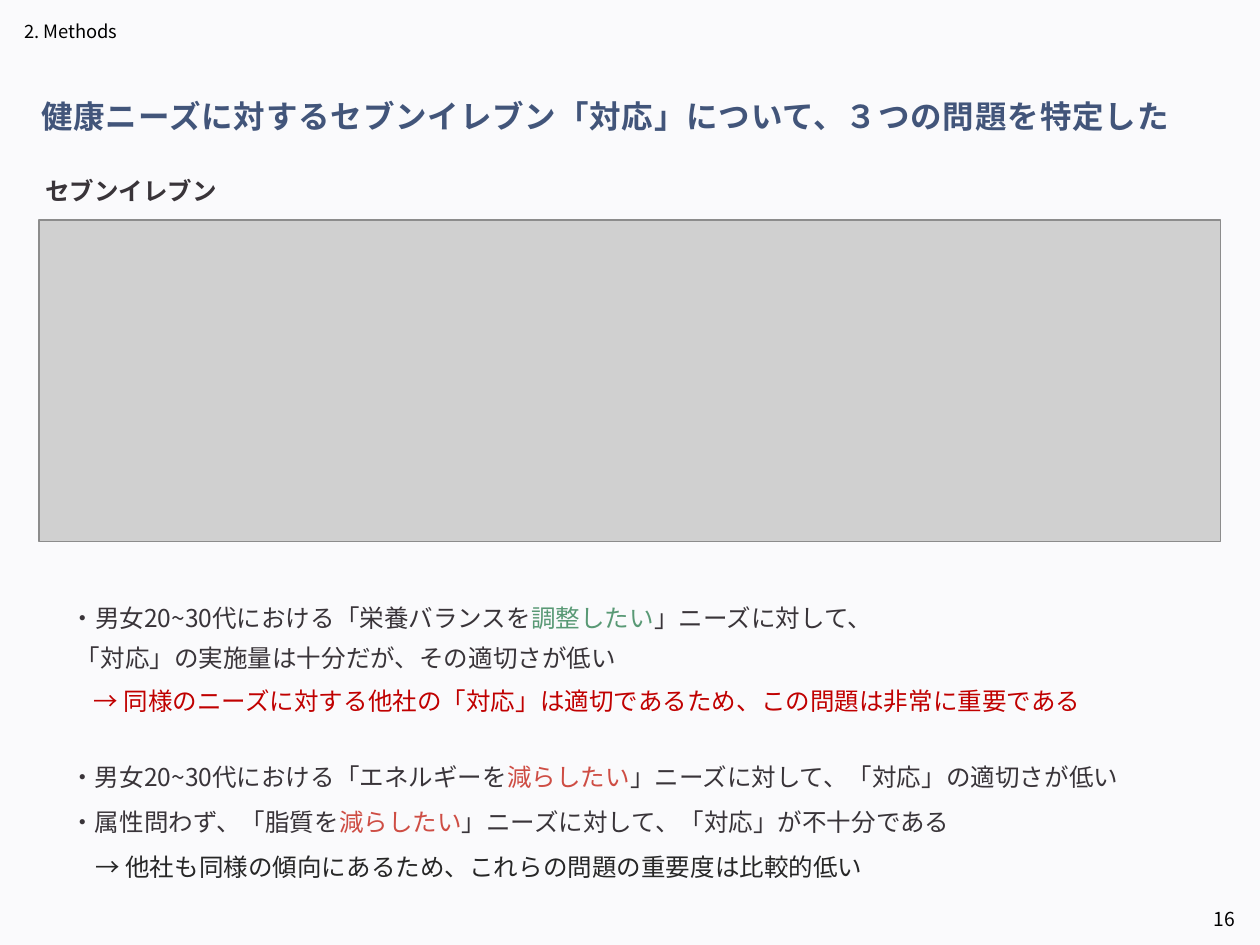
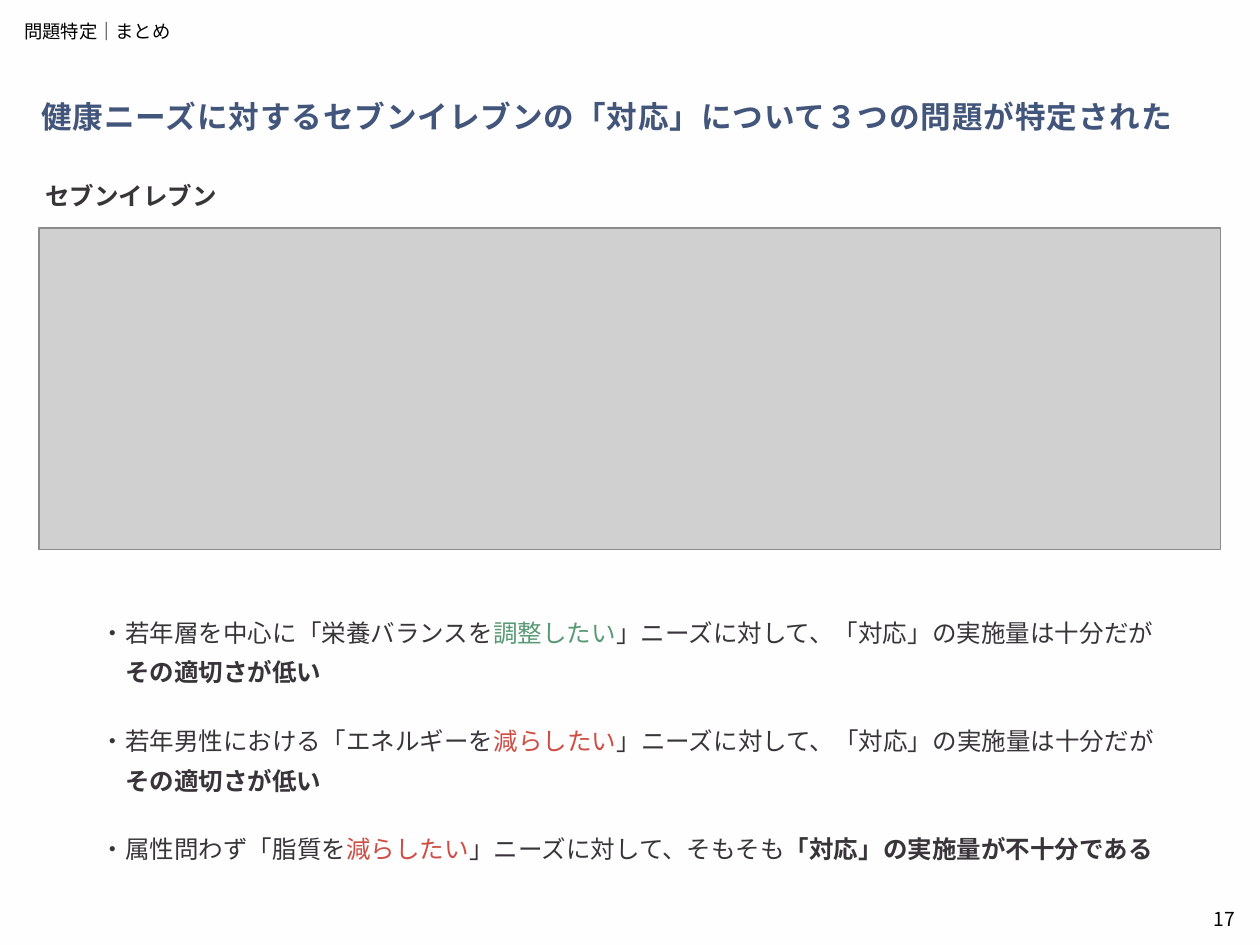
Before and after one commit to aoiseki0415/Accenture_CEO, a slide deck: slide 17 of 提出物一覧/アクセンチュア_中間発表.pptx (slide 16 before the commit). Drawn at 1260x945 pixels with LibreOffice and Linux fonts; fonts in the diff are those of the drawing; grey boxes stand for pictures. Boxes give left, top, right and bottom in pixels: in the first picture for what was removed or moved away, otherwise in the second. Text is boxed around its words. In the diff, an @@ line names an element or a change of style, - is before the commit and + after.

```diff
--- a/提出物一覧/アクセンチュア_中間発表.pptx
+++ b/提出物一覧/アクセンチュア_中間発表.pptx
@@ background #E7E6F4 at 19% opacity to #F5EDE9 at 4% opacity @@
@@ text removed at bbox=[24, 23, 118, 39] @@
-2. Methods
@@ text added at bbox=[24, 22, 170, 40], 10.5 pt, text #000000 @@
+問題特定｜まとめ
@@ text at bbox=[41, 101, 1172, 131]: text changed; size 18 to 17.5 pt @@
-健康ニーズに対するセブンイレブン「対応」について、３つの問題を特定した
+健康ニーズに対するセブンイレブンの「対応」について３つの問題が特定された
@@ text "セブンイレブン": place and size @@
-text "セブンイレブン" at bbox=[45, 179, 217, 201]
+text "セブンイレブン" at bbox=[45, 184, 217, 206]
@@ picture: place and size @@
-picture at bbox=[39, 220, 1221, 542]
+picture at bbox=[39, 228, 1221, 549]
@@ text at bbox=[101, 621, 1154, 683]: text changed @@
-・男女20~30代における「栄養バランスを調整したい」ニーズに対して、
-「対応」の実施量は十分だが、その適切さが低い
+・若年層を中心に「栄養バランスを調整したい」ニーズに対して、「対応」の実施量は十分だが
+その適切さが低い
@@ text removed at bbox=[124, 689, 1080, 712] @@
-→ 同様のニーズに対する他社の「対応」は適切であるため、この問題は非常に重要である
@@ text at bbox=[101, 729, 1154, 792]: text changed @@
-・男女20~30代における「エネルギーを減らしたい」ニーズに対して、「対応」の適切さが低い
+・若年男性における「エネルギーを減らしたい」ニーズに対して、「対応」の実施量は十分だが
+その適切さが低い
@@ text at bbox=[101, 837, 1153, 861]: text changed @@
-・属性問わず、「脂質を減らしたい」ニーズに対して、「対応」が不十分である
+・属性問わず「脂質を減らしたい」ニーズに対して、そもそも「対応」の実施量が不十分である
@@ text removed at bbox=[125, 855, 862, 878] @@
-→ 他社も同様の傾向にあるため、これらの問題の重要度は比較的低い
@@ page number at bbox=[1213, 912, 1234, 926]: text changed @@
-16
+17
```
Also in this commit, not shown: 15 other slides changed, 7 slides added, 3 slides removed.
